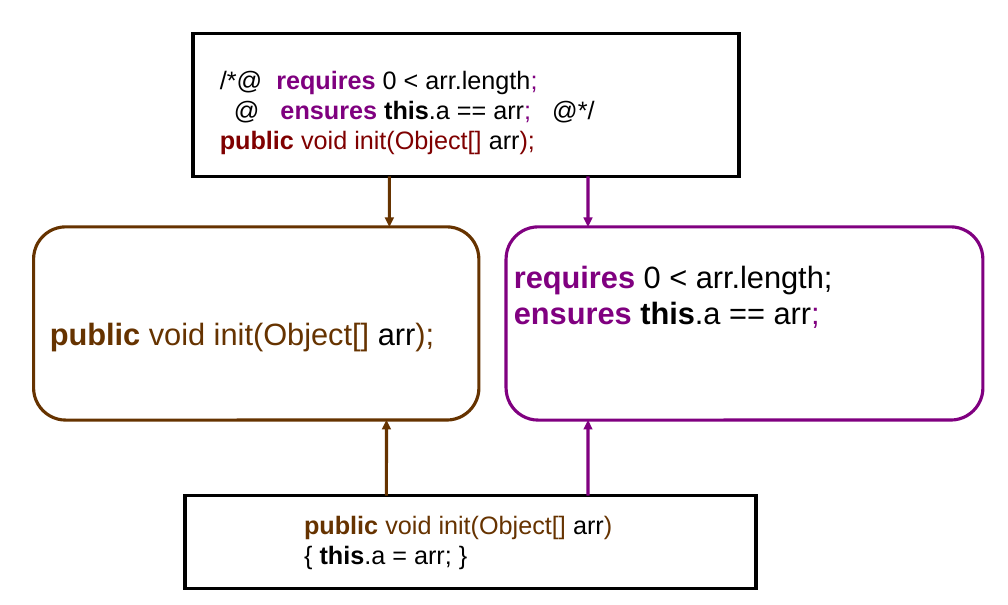
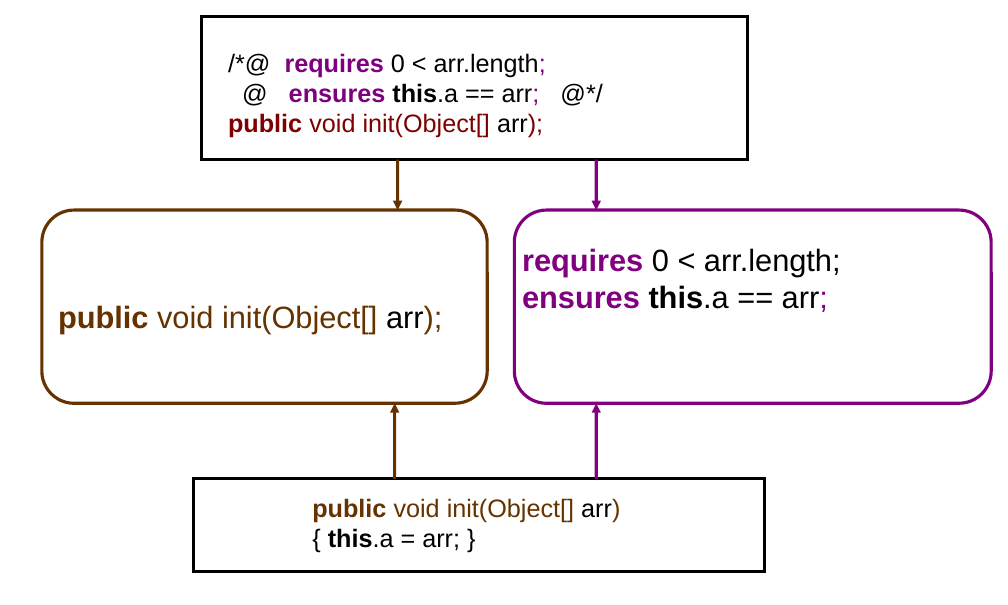
Before and after one commit to kiniry/Mobius, a slide deck: slide 2 of src/escjava/trunk/ESCTools/slides/CAV2007Tutorial/new-diagrams.ppt. Drawn at 1008x605 pixels with LibreOffice and Linux fonts; fonts in the diff are those of the drawing. Boxes give left, top, right and bottom in pixels: in the first picture for what was removed or moved away, otherwise in the second. Text is boxed around its words. In the diff, an @@ line names an element or a change of style, - is before the commit and + after.

```diff
--- a/src/escjava/trunk/ESCTools/slides/CAV2007Tutorial/new-diagrams.ppt
+++ b/src/escjava/trunk/ESCTools/slides/CAV2007Tutorial/new-diagrams.ppt
@@ 4 texts, 4 arrows, 2 rectangles, 2 rounded rectangles: place and size @@
-4 texts, 4 arrows, 2 rectangles, 2 rounded rectangles at [33,33,983,589]
+4 texts, 4 arrows, 2 rectangles, 2 rounded rectangles at [41,17,991,572]
```
Also in this commit, not shown: 14 other slides changed, 3 slides added, 1 slide removed, 39 other files.
